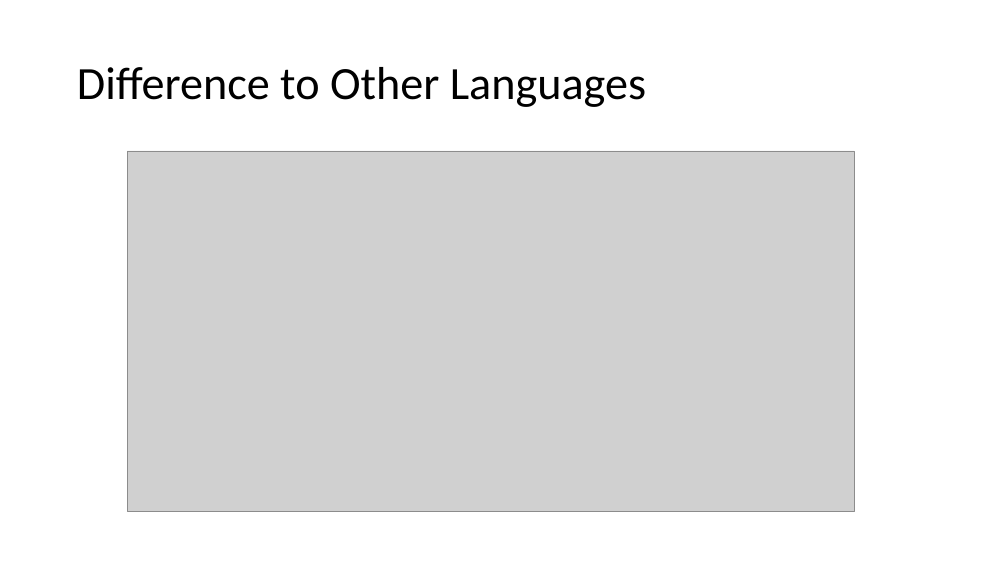
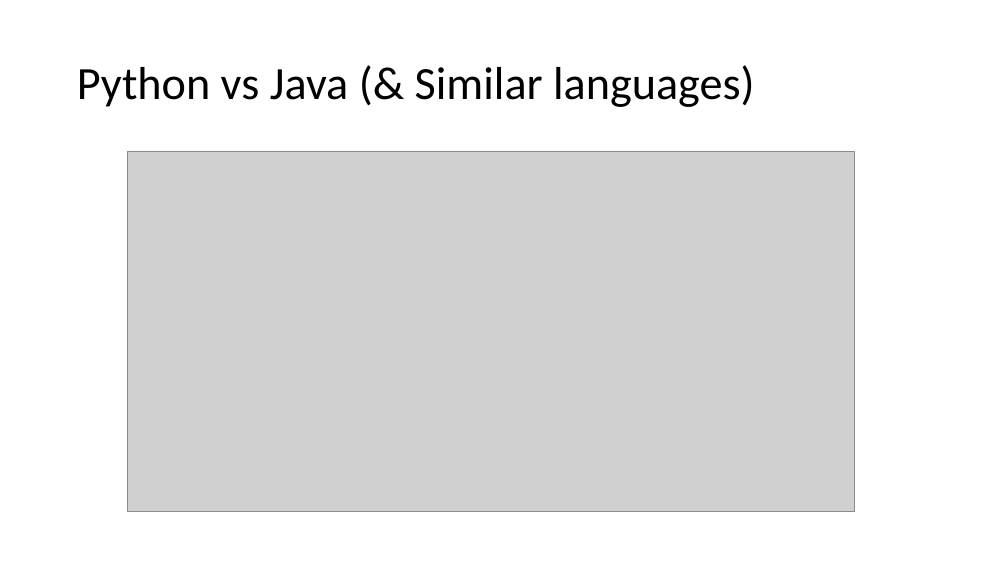
Before and after one commit to hussein88al88amouri/Python_Workshop_for_Data_Science, a slide deck: slide 5 of IntroductionToPython.pptx. Drawn at 1008x567 pixels with LibreOffice and Linux fonts; fonts in the diff are those of the drawing; grey boxes stand for pictures. Boxes give left, top, right and bottom in pixels: in the first picture for what was removed or moved away, otherwise in the second. Text is boxed around its words. In the diff, an @@ line names an element or a change of style, - is before the commit and + after.

```diff
--- a/IntroductionToPython.pptx
+++ b/IntroductionToPython.pptx
@@ title at [77, 65, 754, 107]: text changed @@
-Difference to Other Languages
+Python vs Java (& Similar languages)
```
Also in this commit, not shown: 7 other slides changed, 9 other files.
